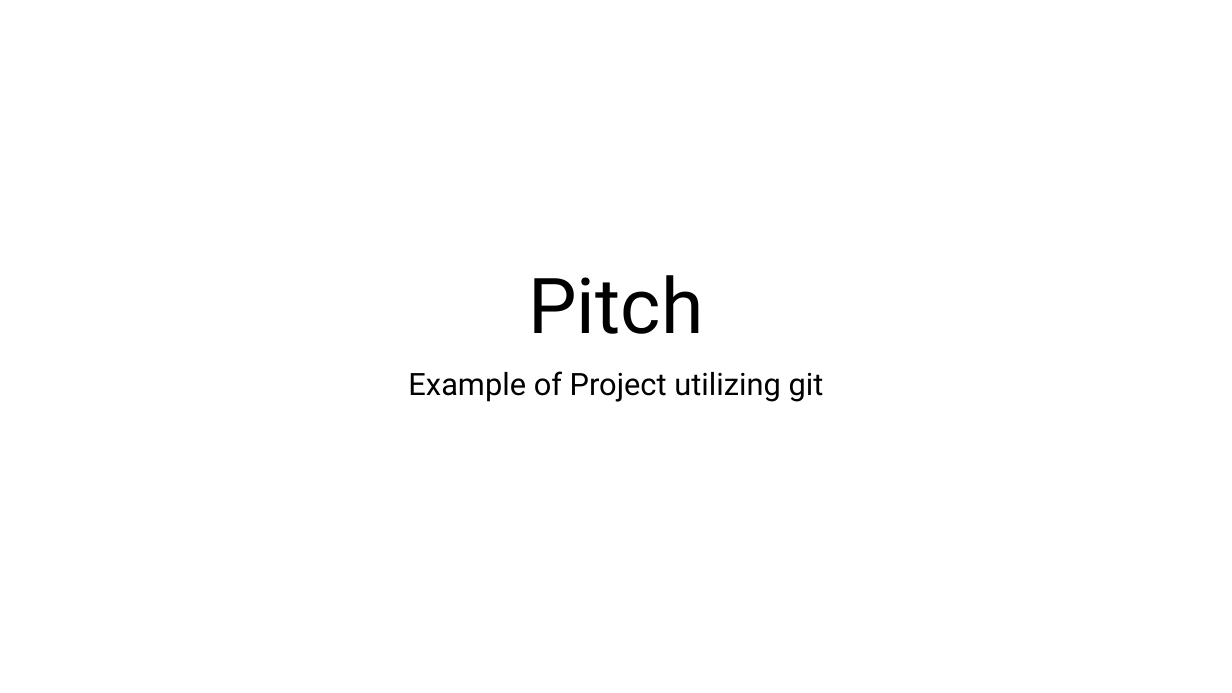
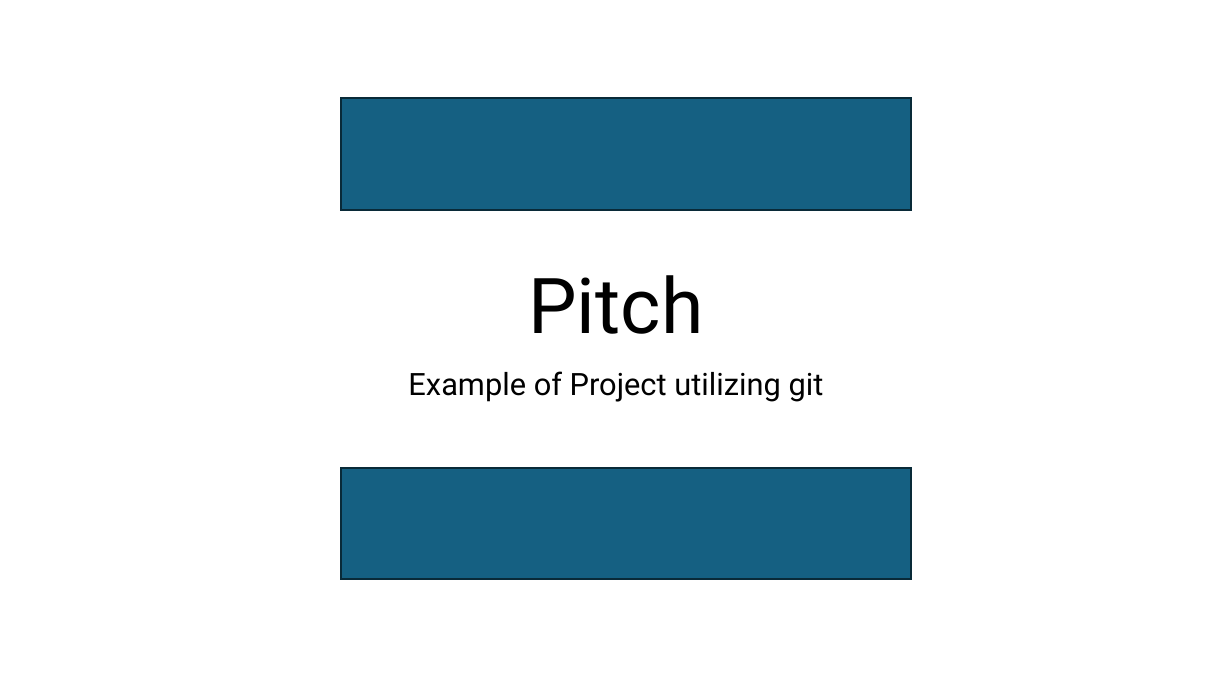
Before and after one commit to DerickPederzini/Software_Engineering_FIAP, a slide deck: slide 1 of Documents/Pitch-Project.pptx. Drawn at 1232x693 pixels with LibreOffice and Linux fonts; fonts in the diff are those of the drawing. Boxes give left, top, right and bottom in pixels: in the first picture for what was removed or moved away, otherwise in the second. Text is boxed around its words. In the diff, an @@ line names an element or a change of style, - is before the commit and + after.

Commit message:
Update Project Pitch

```diff
--- a/Documents/Pitch-Project.pptx
+++ b/Documents/Pitch-Project.pptx
@@ rectangle added at (341,98,911,209), fill #156082, outline #092A39 1.5 pt @@
@@ rectangle added at (341,468,911,579), fill #156082, outline #092A39 1.5 pt @@
```
